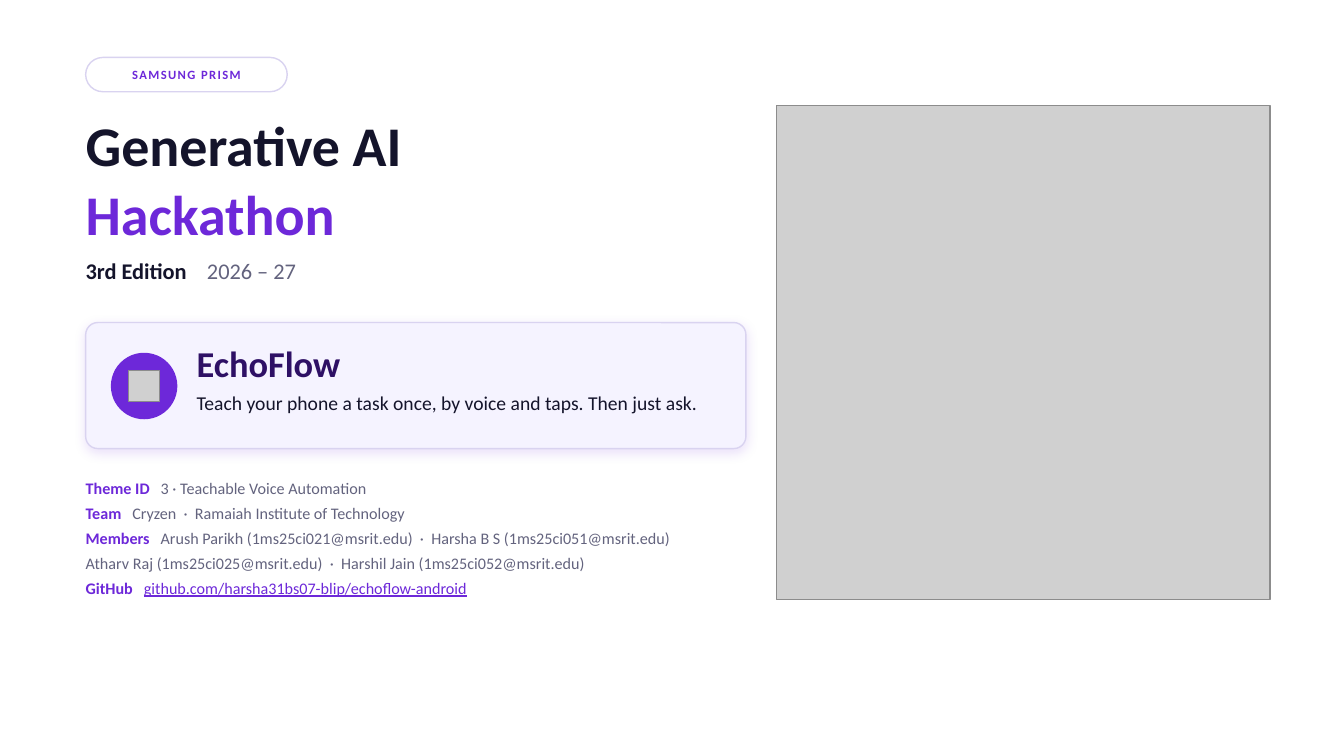
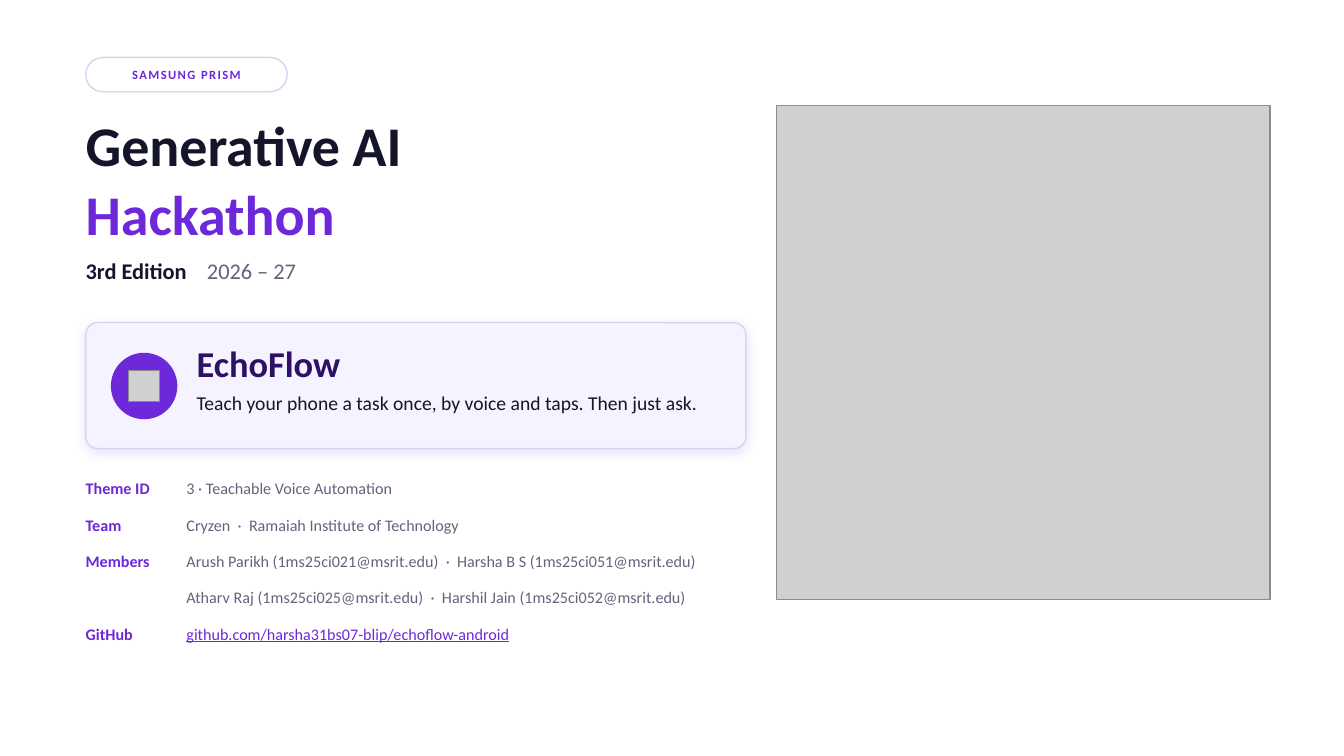
Before and after one commit to harsha31bs07-blip/echoflow-android, a slide deck: slide 1 of docs/EchoFlow_Hackathon_Submission.pptx. Drawn at 1344x756 pixels with LibreOffice and Linux fonts; fonts in the diff are those of the drawing; grey boxes stand for pictures. Boxes give left, top, right and bottom in pixels: in the first picture for what was removed or moved away, otherwise in the second. Text is boxed around its words. In the diff, an @@ line names an element or a change of style, - is before the commit and + after.

```diff
--- a/docs/EchoFlow_Hackathon_Submission.pptx
+++ b/docs/EchoFlow_Hackathon_Submission.pptx
@@ text added at <box>186,483,392,494</box>, 11.5 pt, text #63637E @@
+3 · Teachable Voice Automation
@@ text added at <box>86,520,122,531</box>, 11.5 pt, text #6D28D9, bold @@
+Team
@@ text added at <box>186,520,459,534</box>, 11.5 pt, text #63637E @@
+Cryzen · Ramaiah Institute of Technology
@@ text added at <box>86,555,150,567</box>, 11.5 pt, text #6D28D9, bold @@
+Members
@@ text at <box>186,555,696,569</box>: text changed @@
-Theme ID 3 · Teachable Voice Automation
-Team Cryzen · Ramaiah Institute of Technology
-Members Arush Parikh (1ms25ci021@msrit.edu) · Harsha B S (1ms25ci051@msrit.edu)
-Atharv Raj (1ms25ci025@msrit.edu) · Harshil Jain (1ms25ci052@msrit.edu)
-GitHub github.com/harsha31bs07-blip/echoflow-android
+Arush Parikh (1ms25ci021@msrit.edu) · Harsha B S (1ms25ci051@msrit.edu)
@@ text added at <box>186,591,686,606</box>, 11.5 pt, text #63637E @@
+Atharv Raj (1ms25ci025@msrit.edu) · Harshil Jain (1ms25ci052@msrit.edu)
@@ text added at <box>86,628,133,640</box>, 11.5 pt, text #6D28D9, bold @@
+GitHub
@@ text added at <box>186,628,509,643</box>, 11.5 pt, text #6D28D9, underline @@
+github.com/harsha31bs07-blip/echoflow-android
```
